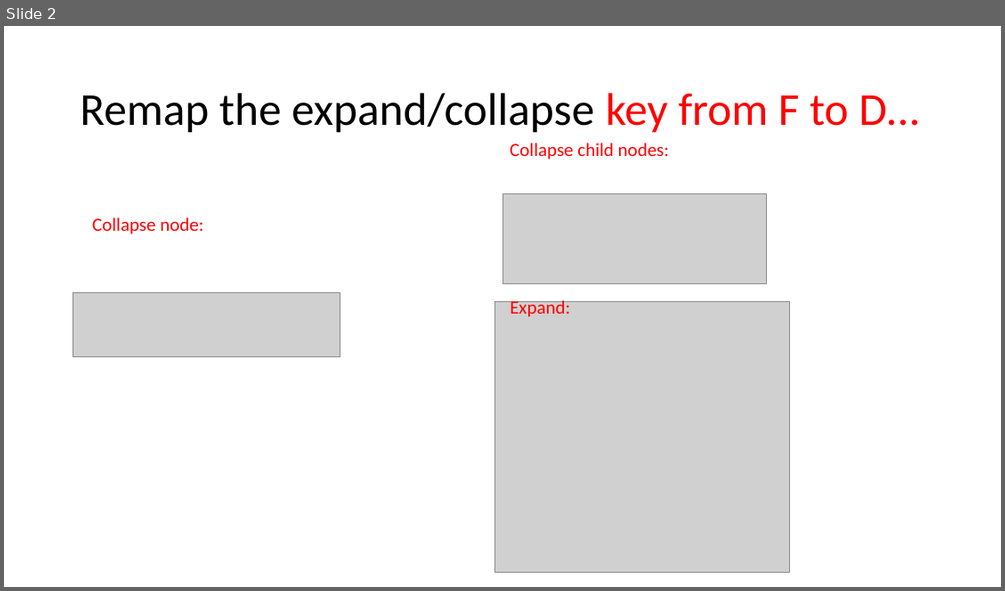
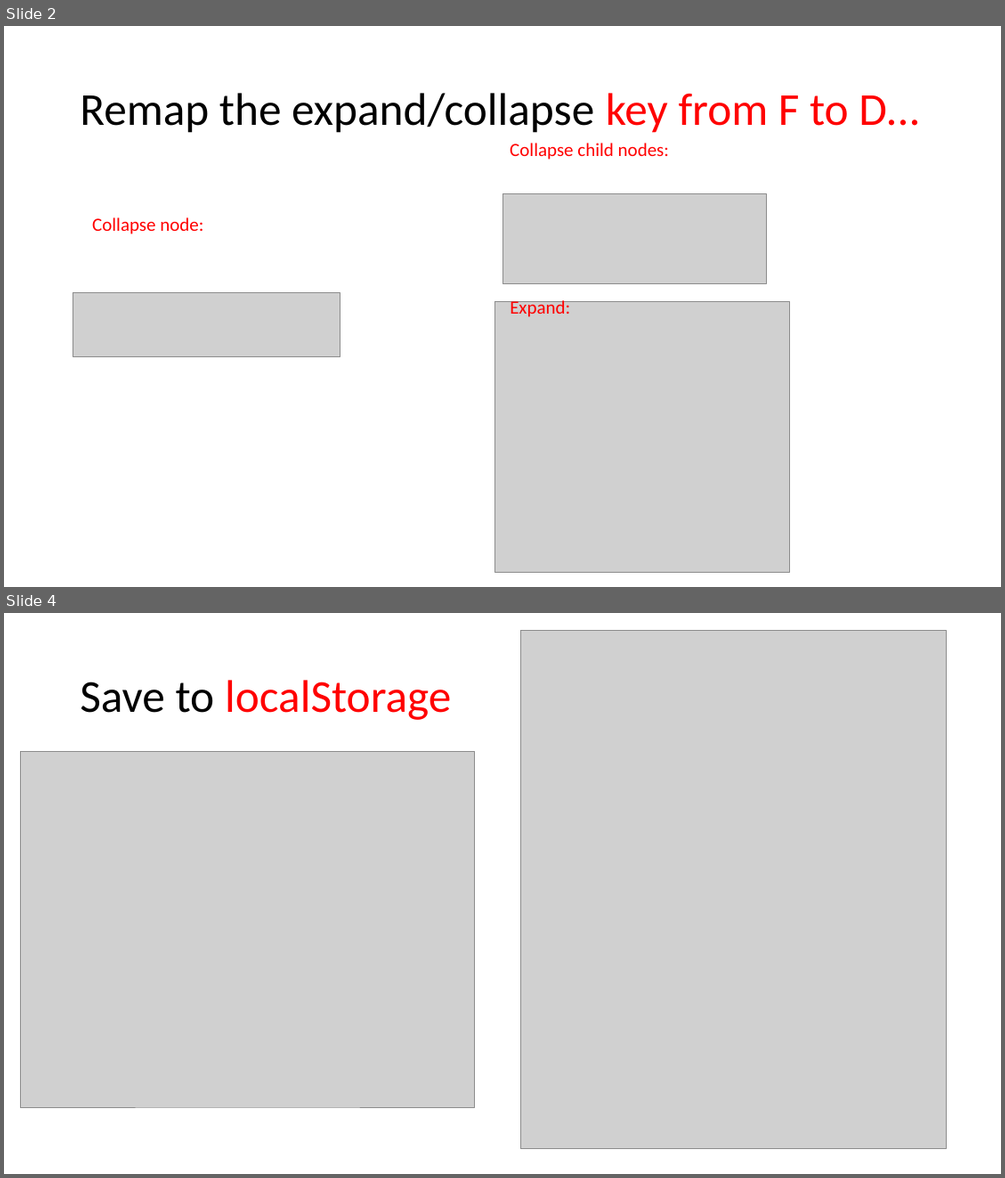
Before and after one commit to azizka85/vue-mindmap, a slide deck: Presentation/Mindmup on Vue - 2.pptx. Shown one above the other, each under a label of ours: slide 2 before the commit, slides 2 and 4 after it; the slides between them are not shown. The pictures are 1005x591 and 1005x1178 pixels, drawn with LibreOffice and Linux fonts; fonts in the diff are those of the drawing; grey boxes stand for pictures. Boxes give left, top, right and bottom in pixels: in the first picture for what was removed or moved away, otherwise in the second. Text is boxed around its words. In the diff, an @@ line names an element or a change of style, - is before the commit and + after.

```diff
--- a/Presentation/Mindmup on Vue - 2.pptx
+++ b/Presentation/Mindmup on Vue - 2.pptx
@@ slide 4 added at (4, 613, 1001, 1174), background #FFFFFF @@
@@ picture added at (521, 630, 947, 1149) @@
@@ title added at (80, 680, 451, 720), 44 pt, text #FF0000 @@
+Save to localStorage
@@ picture added at (20, 751, 474, 1107) @@
```
Also in this commit, not shown: 1 other slide added.
